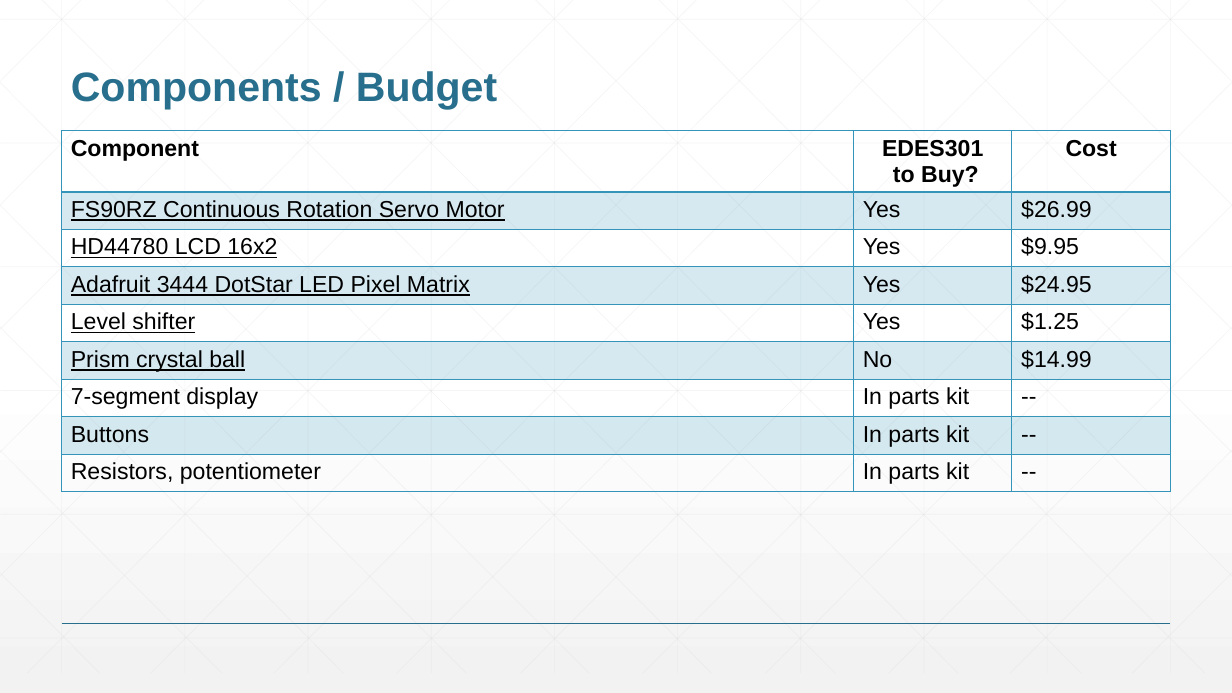
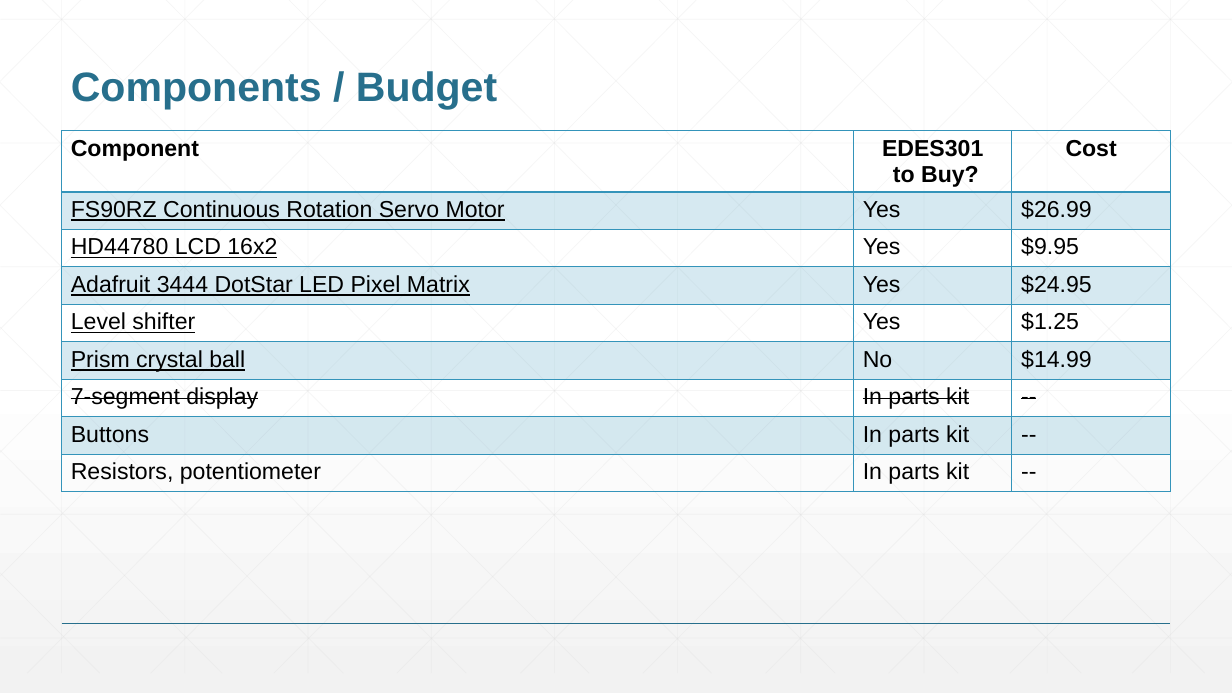
Before and after one commit to est-2/EDES301, a slide deck: slide 10 of project_01/docs/Tucker_EDES301_project_01_proposal.pptx. Drawn at 1232x693 pixels with LibreOffice and Linux fonts; fonts in the diff are those of the drawing. Boxes give left, top, right and bottom in pixels: in the first picture for what was removed or moved away, otherwise in the second. Text is boxed around its words. In the diff, an @@ line names an element or a change of style, - is before the commit and + after.

```diff
--- a/project_01/docs/Tucker_EDES301_project_01_proposal.pptx
+++ b/project_01/docs/Tucker_EDES301_project_01_proposal.pptx
@@ table at (62,131,1170,495) @@
@@ strikethrough on in "7-segment display", "In parts kit", "--" @@
```
Also in this commit, not shown: 4 other slides changed, 2 slides added, 1 other file.
